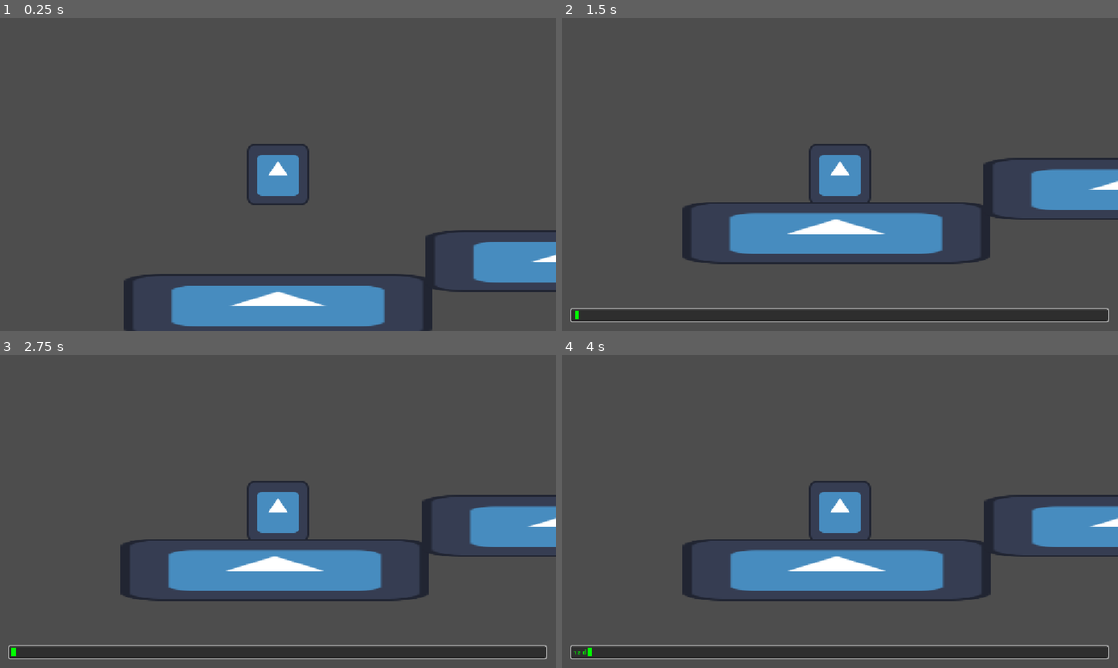
Above: before the commit, frames 1-4 (two rows, left to right).
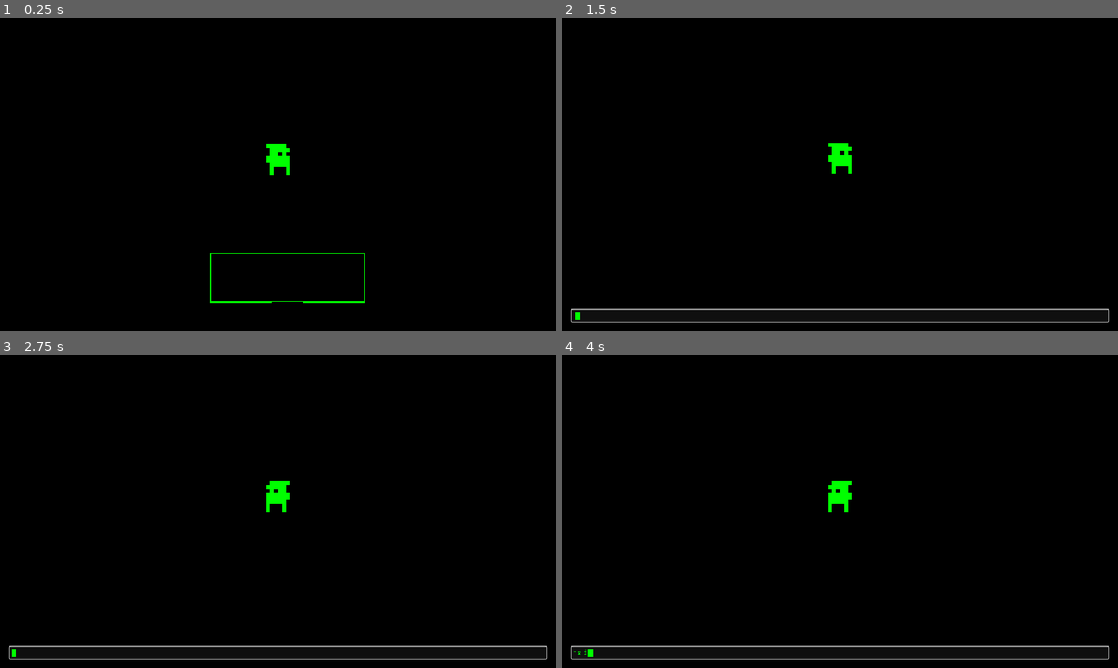
Above: after the commit, the same moments.

Repository: Bool-Pug/Arrows-Magic
Game: Godot game, scene res://Scenes/gameplay.tscn
The game is run twice, just before and just after one commit, with the same random seed, the same clock (stepped at 60 frames per second) and the same inputs. The engine's default icon, where the game draws it, is replaced by a stand-in: a white triangle on a blue panel in a dark square.
Inputs (mouse positions are in pixels of both pictures, inside the frame that each line leads up to):
- Up to frame 1 (0.25 s): no input
- Up to frame 2 (1.5 s): hold D (move_right) from 0.53 s (still down); tap Tab (Terminal_Open) at 0.6, 1.35 s; tap Space (jump) at 0.77 s
- Up to frame 3 (2.75 s): tap Space (jump) at 1.52 s; tap Enter at 2 s; release D (move_right) at 2.03 s; hold A (move_left) from 2.03 s (still down); tap Tab (Terminal_Open) at 2.1 s
- Up to frame 4 (4 s): release A (move_left) at 2.75 s; click (840, 652) at 2.77 s; type "12" at 2.85 s; tap Space (jump) at 3.5, 3.77 s; hold D (move_right) from 3.53 s (still down); tap Tab (Terminal_Open) at 3.6 s

The runs differ from the first frame. In frame 1, 100% of the frame differs, in the area x 0-100%, y 0-100%; in frame 2, 100%; in frame 3, 100%; in frame 4, 100%.

Commit message:
added a player sprite, with basic animations that are not used yet

Diff:
--- /dev/null
+++ b/Assets/default_environment.tres
@@ -0,0 +1,6 @@
+[gd_resource type="Environment" format=3 uid="uid://d3x7ulwiyio4c"]
+
+[resource]
+background_mode = 1
+glow_enabled = true
+glow_bloom = 0.1
--- a/Resources/Magic/Spells/generic_spell.tres
+++ b/Resources/Magic/Spells/generic_spell.tres
@@ -1,6 +1,6 @@
 [gd_resource type="Resource" script_class="spell_generic" load_steps=3 format=3 uid="uid://dotht2ydbpywh"]
 
-[ext_resource type="PackedScene" uid="uid://bna3isbt3sm1n" path="res://Scenes/Composites/Magic/projectileSpell.tscn" id="1_3l7es"]
+[ext_resource type="PackedScene" uid="uid://dwodja6qrbabj" path="res://Scenes/Composites/Magic/orbSpell.tscn" id="1_3l7es"]
 [ext_resource type="Script" uid="uid://n6wqq25vc6jj" path="res://Resources/Magic/Spells/spell_generic.gd" id="1_wf2vk"]
 
 [resource]
--- a/Resources/Magic/Spells/spell_generic.gd
+++ b/Resources/Magic/Spells/spell_generic.gd
@@ -2,7 +2,7 @@
 extends magic_generic
 
 @export var damage:int = 0
-@export var manifestation:Resource = null
+@export var manifestation:PackedScene = null
 
 func _init(default_damage = 10, default_manifestation = null):
 	damage = default_damage
--- /dev/null
+++ b/Scenes/Composites/Magic/orbSpell.tscn
@@ -0,0 +1,22 @@
+[gd_scene load_steps=3 format=3 uid="uid://dwodja6qrbabj"]
+
+[ext_resource type="Texture2D" uid="uid://bde17t46nusmo" path="res://Assets/MagicOrb.png" id="1_xm0q0"]
+
+[sub_resource type="RectangleShape2D" id="RectangleShape2D_c3td7"]
+size = Vector2(84, 34)
+
+[node name="ProjectileSpell" type="Node2D"]
+
+[node name="RigidBody2D" type="RigidBody2D" parent="."]
+gravity_scale = 0.0
+linear_velocity = Vector2(100, 0)
+linear_damp_mode = 1
+
+[node name="Sprite2D" type="Sprite2D" parent="RigidBody2D"]
+position = Vector2(-7.6293945e-06, 0)
+scale = Vector2(5.264244, 5.5142436)
+texture = ExtResource("1_xm0q0")
+
+[node name="CollisionShape2D" type="CollisionShape2D" parent="RigidBody2D"]
+position = Vector2(14, -1)
+shape = SubResource("RectangleShape2D_c3td7")
--- a/Scenes/Composites/player.tscn
+++ b/Scenes/Composites/player.tscn
@@ -1,12 +1,12 @@
 [gd_scene load_steps=5 format=3 uid="uid://cyf361gloxfeh"]
 
 [ext_resource type="PackedScene" uid="uid://dk0q8qifhpj64" path="res://Scenes/Components/BasicCharacterControllerComponent.tscn" id="1_u6qrk"]
-[ext_resource type="Texture2D" uid="uid://xy5a1cc17444" path="res://icon.svg" id="2_jt2kn"]
+[ext_resource type="Texture2D" uid="uid://cdr8j33cfibt2" path="res://Assets/PlayerAnimationSheet.png" id="2_jt2kn"]
 
 [sub_resource type="GDScript" id="GDScript_jt2kn"]
 
 [sub_resource type="RectangleShape2D" id="RectangleShape2D_jt2kn"]
-size = Vector2(120, 120)
+size = Vector2(48, 64)
 
 [node name="Player" type="Node2D"]
 script = SubResource("GDScript_jt2kn")
@@ -15,7 +15,12 @@
 JUMP_HEIGHT = 200
 
 [node name="CollisionShape2D" type="CollisionShape2D" parent="BasicCharacterControllerComponent"]
+position = Vector2(0, -32)
 shape = SubResource("RectangleShape2D_jt2kn")
 
 [node name="Sprite2D" type="Sprite2D" parent="BasicCharacterControllerComponent"]
+position = Vector2(0, -32)
+scale = Vector2(8, 8)
 texture = ExtResource("2_jt2kn")
+hframes = 3
+vframes = 3
--- /dev/null
+++ b/Scenes/Other/PlatformNinePatch.tscn
@@ -0,0 +1,42 @@
+[gd_scene load_steps=3 format=3 uid="uid://t276di4pkbly"]
+
+[ext_resource type="Texture2D" uid="uid://dr3vuf35rexxb" path="res://Assets/NinePatchPlatformBasic.png" id="1_raur1"]
+
+[sub_resource type="RectangleShape2D" id="RectangleShape2D_qeveg"]
+size = Vector2(6, 6)
+
+[node name="Platform (1)" type="Control"]
+layout_mode = 3
+anchors_preset = 8
+anchor_left = 0.5
+anchor_top = 0.5
+anchor_right = 0.5
+anchor_bottom = 0.5
+offset_right = 40.0
+offset_bottom = 40.0
+grow_horizontal = 2
+grow_vertical = 2
+
+[node name="StaticBody2D" type="StaticBody2D" parent="."]
+
+[node name="CollisionShape2D" type="CollisionShape2D" parent="StaticBody2D"]
+shape = SubResource("RectangleShape2D_qeveg")
+
+[node name="NinePatchRect" type="NinePatchRect" parent="."]
+layout_mode = 1
+anchors_preset = 15
+anchor_right = 1.0
+anchor_bottom = 1.0
+offset_left = -3.0
+offset_top = -3.0
+offset_right = 3.0
+offset_bottom = 3.0
+grow_horizontal = 2
+grow_vertical = 2
+texture = ExtResource("1_raur1")
+draw_center = false
+region_rect = Rect2(1, 1, 1, 1)
+patch_margin_left = 3
+patch_margin_top = 3
+patch_margin_right = 3
+patch_margin_bottom = 3
--- a/Scenes/UIs/terminal_controller.gd
+++ b/Scenes/UIs/terminal_controller.gd
@@ -56,10 +56,13 @@
 	if(magic_queue.size() == 0):
 		return
 
+	cast_delay_timer.start(magic_queue[0].cast_delay / 1000.)
+	print(magic_queue[0].cast_delay)
+
 	match magic_queue[0].magic_type:
+
 		magic_generic.Type.SPELL:
-			cast_delay_timer.start(magic_queue[0].cast_delay / 1000.)
-			print(magic_queue[0].cast_delay)
+			cast_spell(magic_queue[0])
 			magic_queue.remove_at(0)
 		magic_generic.Type.MODIFIER:
 			pass
@@ -70,7 +73,9 @@
 	pass
 
 func cast_spell(spell:spell_generic):
-	print("Delaying: " + str(spell.cast_delay))
+
+	var manifestation = spell.manifestation.instantiate()
+	get_tree().root.add_child(manifestation)
 
 
 func _on_cast_delay_timer_timeout() -> void:
--- a/Scenes/gameplay.tscn
+++ b/Scenes/gameplay.tscn
@@ -1,19 +1,13 @@
-[gd_scene load_steps=11 format=3 uid="uid://cwwtba1kbywlt"]
+[gd_scene load_steps=9 format=3 uid="uid://cwwtba1kbywlt"]
 
 [ext_resource type="PackedScene" uid="uid://cyf361gloxfeh" path="res://Scenes/Composites/player.tscn" id="1_hf1ha"]
 [ext_resource type="Script" uid="uid://c3bdbr6ujhncb" path="res://Scenes/Composites/playerInput.gd" id="2_m34ki"]
-[ext_resource type="Texture2D" uid="uid://xy5a1cc17444" path="res://icon.svg" id="2_wbxth"]
 [ext_resource type="PackedScene" uid="uid://64di1cost4mk" path="res://Scenes/UIs/gameplay_ui.tscn" id="4_kwrm5"]
 [ext_resource type="PackedScene" uid="uid://dt1shgncrscpt" path="res://Scenes/UIs/terminal.tscn" id="5_r8bcl"]
 [ext_resource type="Resource" uid="uid://dotht2ydbpywh" path="res://Resources/Magic/Spells/generic_spell.tres" id="6_rlidi"]
 [ext_resource type="Script" uid="uid://cjqghl1p8i5lv" path="res://Resources/Magic/magic_generic.gd" id="6_urrcd"]
 [ext_resource type="Resource" uid="uid://byio0ba32nm0t" path="res://Resources/Magic/Spells/basic_bolt.tres" id="7_puebw"]
-
-[sub_resource type="RectangleShape2D" id="RectangleShape2D_wbxth"]
-size = Vector2(700, 120)
-
-[sub_resource type="RectangleShape2D" id="RectangleShape2D_m34ki"]
-size = Vector2(646, 95)
+[ext_resource type="PackedScene" uid="uid://t276di4pkbly" path="res://Scenes/Other/PlatformNinePatch.tscn" id="8_urrcd"]
 
 [node name="Gameplay" type="Node2D"]
 
@@ -23,29 +17,6 @@
 [node name="Camera2D" type="Camera2D" parent="Player"]
 position_smoothing_speed = 1.0
 
-[node name="StaticBody2D" type="StaticBody2D" parent="."]
-position = Vector2(0, 299)
-
-[node name="CollisionShape2D" type="CollisionShape2D" parent="StaticBody2D"]
-position = Vector2(-5, -0.5)
-shape = SubResource("RectangleShape2D_wbxth")
-
-[node name="Sprite2D" type="Sprite2D" parent="StaticBody2D"]
-scale = Vector2(5, 1)
-texture = ExtResource("2_wbxth")
-
-[node name="StaticBody2D2" type="StaticBody2D" parent="."]
-position = Vector2(642, 165)
-
-[node name="CollisionShape2D" type="CollisionShape2D" parent="StaticBody2D2"]
-position = Vector2(-14, 27)
-shape = SubResource("RectangleShape2D_m34ki")
-
-[node name="Sprite2D" type="Sprite2D" parent="StaticBody2D2"]
-position = Vector2(-17, 43)
-scale = Vector2(5, 1)
-texture = ExtResource("2_wbxth")
-
 [node name="GameplayUI" parent="." instance=ExtResource("4_kwrm5")]
 
 [node name="Terminal" parent="GameplayUI" instance=ExtResource("5_r8bcl")]
@@ -54,4 +25,10 @@
 
 [node name="CastDelayTimer" type="Timer" parent="GameplayUI/Terminal"]
 
+[node name="Platform (1)" parent="." instance=ExtResource("8_urrcd")]
+offset_left = -138.0
+offset_top = 192.0
+offset_right = 179.0
+offset_bottom = 290.0
+
 [connection signal="timeout" from="GameplayUI/Terminal/CastDelayTimer" to="GameplayUI/Terminal" method="_on_cast_delay_timer_timeout"]
--- a/Scripts/Components/basic_character_controller_component.gd
+++ b/Scripts/Components/basic_character_controller_component.gd
@@ -7,6 +7,7 @@
 @export_group("Jumping")
 @export var JUMP_HEIGHT = 100
 @export var JUMPING_GRAVITY_INTENSITY = 0.5
+@onready var sprite_2d: Sprite2D = $Sprite2D
 
 
 
@@ -31,6 +32,7 @@
 	#var direction := Input.get_axis("ui_left", "ui_right")
 	if moveInput:
 		velocity.x = move_toward(velocity.x,moveInput*MOVE_SPEED,MOVE_ACCELERATION)
+		sprite_2d.flip_h = velocity.x<0
 	else:
 		velocity.x = move_toward(velocity.x, 0, MOVE_ACCELERATION)
 
--- a/project.godot
+++ b/project.godot
@@ -13,11 +13,13 @@
 config/name="ArrowsMagic"
 run/main_scene="uid://cwwtba1kbywlt"
 config/features=PackedStringArray("4.5", "GL Compatibility")
-config/icon="res://icon.svg"
+boot_splash/show_image=false
+boot_splash/fullsize=false
+boot_splash/use_filter=false
+config/icon="uid://bde17t46nusmo"
 
 [display]
 
-window/size/mode=2
 window/stretch/mode="canvas_items"
 
 [input]
@@ -51,5 +53,8 @@
 
 [rendering]
 
+textures/canvas_textures/default_texture_filter=0
 renderer/rendering_method="gl_compatibility"
 renderer/rendering_method.mobile="gl_compatibility"
+environment/defaults/default_clear_color=Color(0, 0, 0, 1)
+2d/snap/snap_2d_transforms_to_pixel=true
Binary file added: Assets/NinePatchPlatformBasic.png
Not shown, added: Assets/NinePatchPlatformBasic.png.import
Binary file added: Assets/PlayerAnimationSheet.png
Not shown, added: Assets/PlayerAnimationSheet.png.import
Binary file added: Assets/PlayerBase.png
Not shown, added: Assets/PlayerBase.png.import
